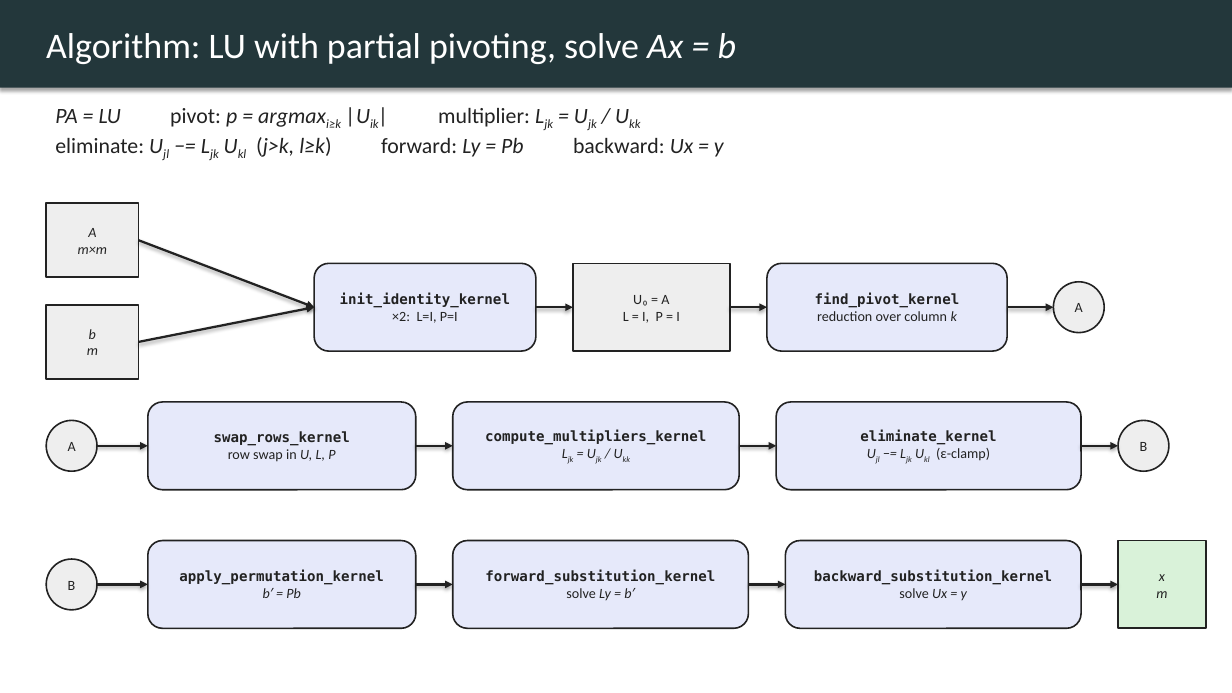
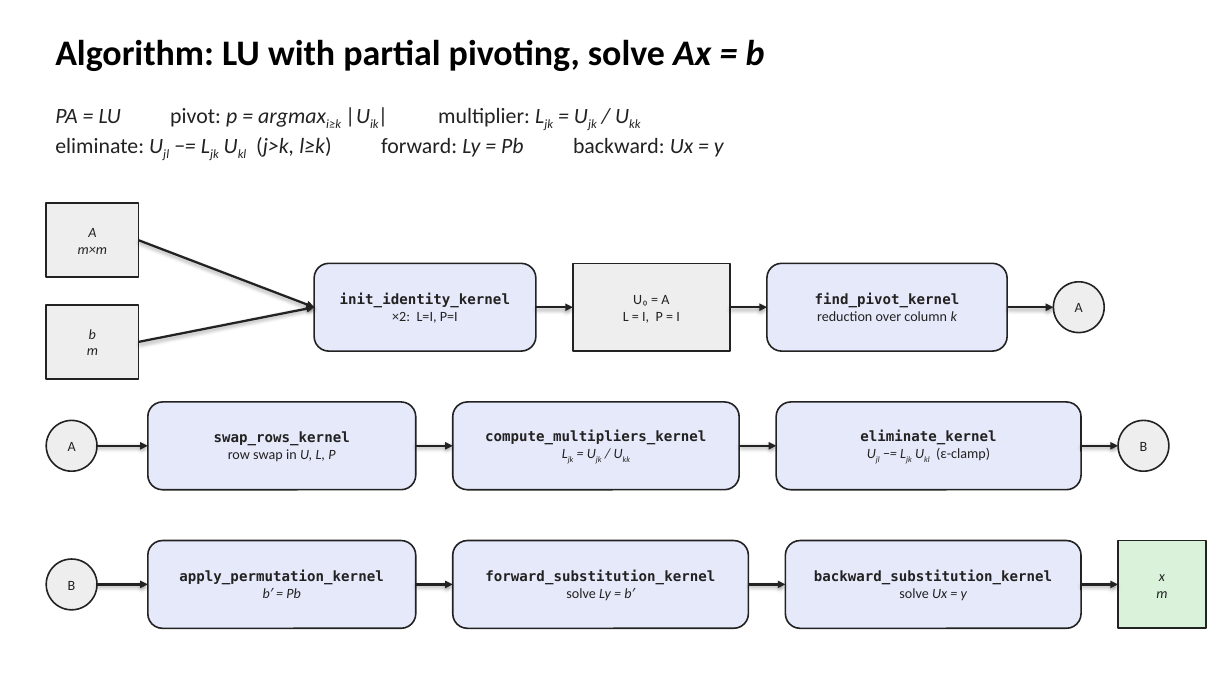
Before and after one commit to parfloat/SC26-Tutorial, a slide deck: slide 2 of lu_solve_gpu/LU_Slides.pptx. Drawn at 1232x693 pixels with LibreOffice and Linux fonts; fonts in the diff are those of the drawing. Boxes give left, top, right and bottom in pixels: in the first picture for what was removed or moved away, otherwise in the second. Text is boxed around its words. In the diff, an @@ line names an element or a change of style, - is before the commit and + after.

```diff
--- a/lu_solve_gpu/LU_Slides.pptx
+++ b/lu_solve_gpu/LU_Slides.pptx
@@ text "Algorithm: LU with partial pivoting, ...": place and size @@
-text "Algorithm: LU with partial pivoting, ..." at (0, 0, 1232, 88)
+text "Algorithm: LU with partial pivoting, ..." at (55, 39, 765, 71)
@@ text "Algorithm: LU with partial pivoting, ..." at (55, 39, 765, 71): text colour #FFFFFF to #000000, bold on; fill #23373B to none; shadow off @@
```
Also in this commit, not shown: 3 other slides changed, 1 other file.
